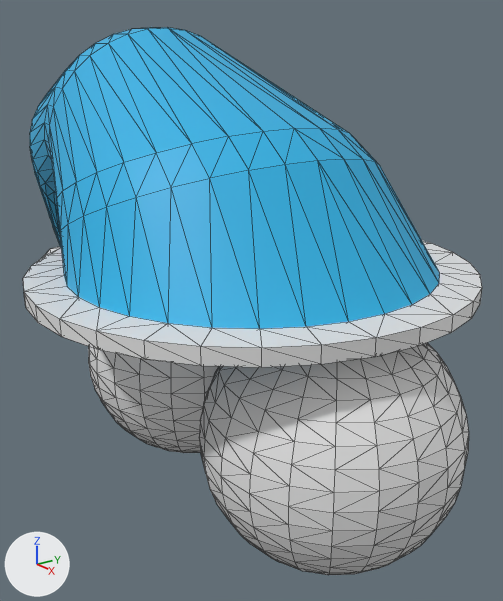
Before and after pictures for a commit that changed the Blender file Models/PC.blend.
Camera for both pictures: a camera (50 mm lens) standing at (3.49, -3.23, 2.63) and looking at (-1.79, 0.53, 0.48). Lighting does not change. The marker at lower left points along +X, +Y and +Z. Mesh edges are drawn as thin lines.

Objects in the first picture: 'Cap', 'EyeL', 'EyeR', 'FluffBall'.
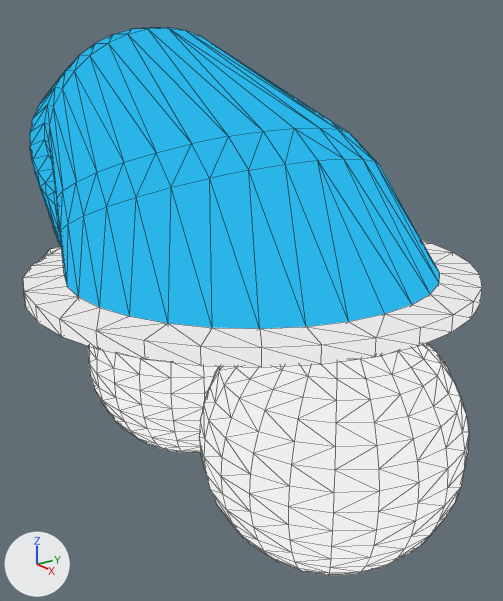
Location of each change, (x1, y1, x2, y2) in pixels of the pictures (503 x 601 px):
'Cap', recoloured (blue to cyan)
    both: (23, 28, 482, 367)
'EyeR', recoloured (grey to white)
    both: (199, 343, 469, 575)
'EyeL', recoloured (grey to white)
    both: (89, 346, 218, 453)
'FluffBall', recoloured
    both: (42, 247, 61, 258)

What changed in the scene script:
```text
Change mat_material_001:
    remove n1 = _N.new('ShaderNodeBsdfPrincipled'); n1.name = 'Principled BSDF'
    remove n1.distribution = 'GGX'
    remove n1.subsurface_method = 'RANDOM_WALK_SKIN'
    where n0 = _N.new('ShaderNodeOutputMaterial'); n0.name = 'Material Output'
    where n2 = _N.new('ShaderNodeTexImage'); n2.name = 'Image Texture'
    remove _L.new(n1.outputs[0], n0.inputs[0])  # 'BSDF' to 'Surface'
    remove _L.new(n2.outputs[0], n1.inputs[0])  # 'Color' to 'Base Color'
    add _L.new(n2.outputs[0], n0.inputs[0])  # 'Color' to 'Surface'
Change mat_material_002:
    remove n0 = _N.new('ShaderNodeBsdfPrincipled'); n0.name = 'Principled BSDF'
    remove n0.distribution = 'GGX'
    remove n0.subsurface_method = 'RANDOM_WALK_SKIN'
    where n1 = _N.new('ShaderNodeOutputMaterial'); n1.name = 'Material Output'
    remove _L.new(n0.outputs[0], n1.inputs[0])  # 'BSDF' to 'Surface'
    add n2 = _N.new('ShaderNodeRGB'); n2.name = 'RGB'
    add n2.outputs[0].default_value = (0.857, 0.857, 0.857, 1.0)  # 'Color', white #eeeeee
    add _L.new(n2.outputs[0], n1.inputs[0])  # 'Color' to 'Surface'
Change mat_material_003:
    remove n0 = _N.new('ShaderNodeBsdfPrincipled'); n0.name = 'Principled BSDF'
    remove n0.distribution = 'GGX'
    remove n0.subsurface_method = 'RANDOM_WALK_SKIN'
    remove n0.inputs[0].default_value = (0.0231, 0.459, 0.8, 1.0)  # 'Base Color', cyan #2ab4e7
    where n1 = _N.new('ShaderNodeOutputMaterial'); n1.name = 'Material Output'
    remove _L.new(n0.outputs[0], n1.inputs[0])  # 'BSDF' to 'Surface'
    add n2 = _N.new('ShaderNodeRGB'); n2.name = 'RGB'
    add n2.outputs[0].default_value = (0.0232, 0.456, 0.799, 1.0)  # 'Color', cyan #2ab4e7
    add _L.new(n2.outputs[0], n1.inputs[0])  # 'Color' to 'Surface'
Change mat_material_004:
    remove n0 = _N.new('ShaderNodeBsdfPrincipled'); n0.name = 'Principled BSDF'
    remove n0.distribution = 'GGX'
    remove n0.subsurface_method = 'RANDOM_WALK_SKIN'
    where n1 = _N.new('ShaderNodeOutputMaterial'); n1.name = 'Material Output'
    remove _L.new(n0.outputs[0], n1.inputs[0])  # 'BSDF' to 'Surface'
    add n2 = _N.new('ShaderNodeRGB'); n2.name = 'RGB'
    add n2.outputs[0].default_value = (0.799, 0.799, 0.799, 1.0)  # 'Color', white #e7e7e7
    add _L.new(n2.outputs[0], n1.inputs[0])  # 'Color' to 'Surface'
```
